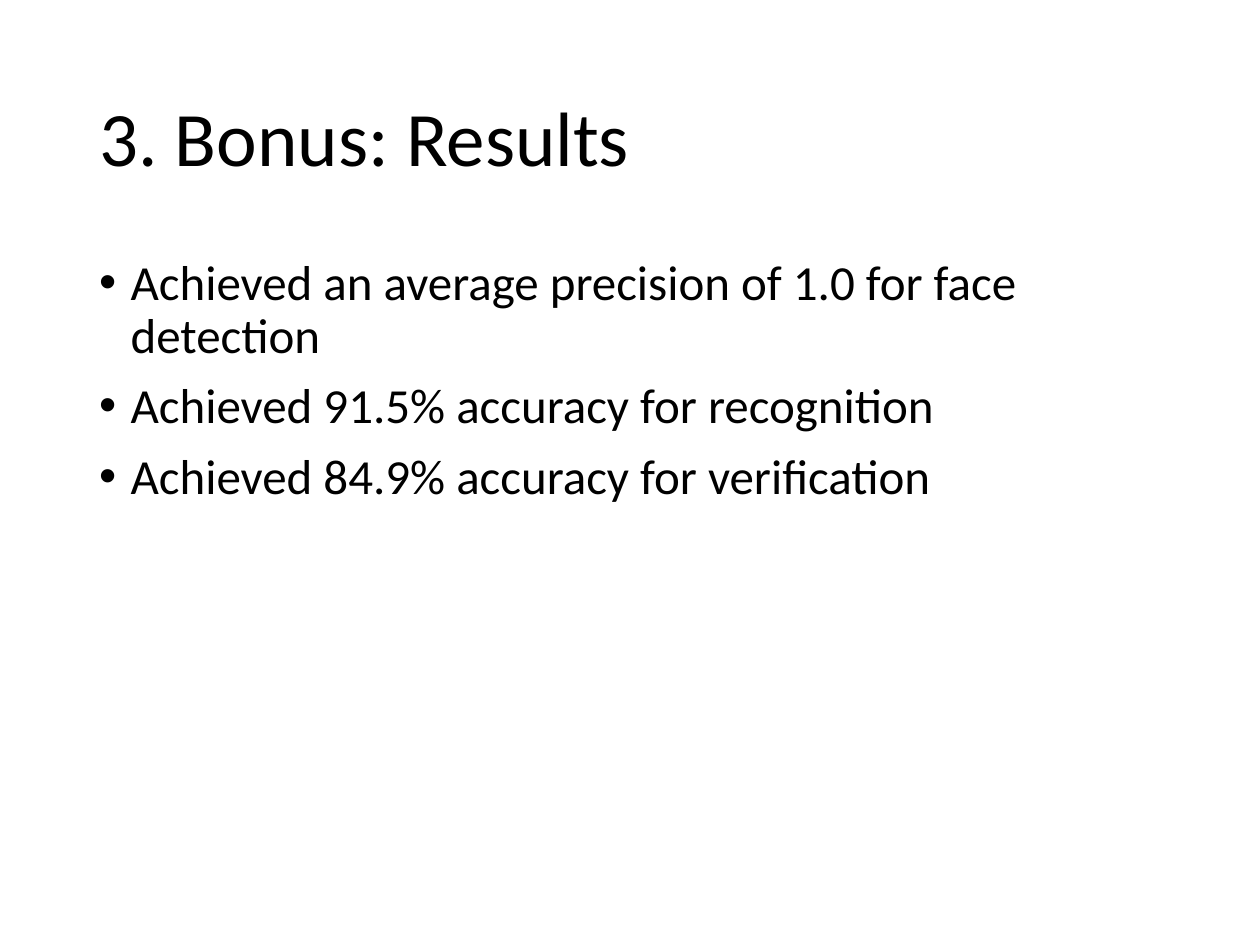
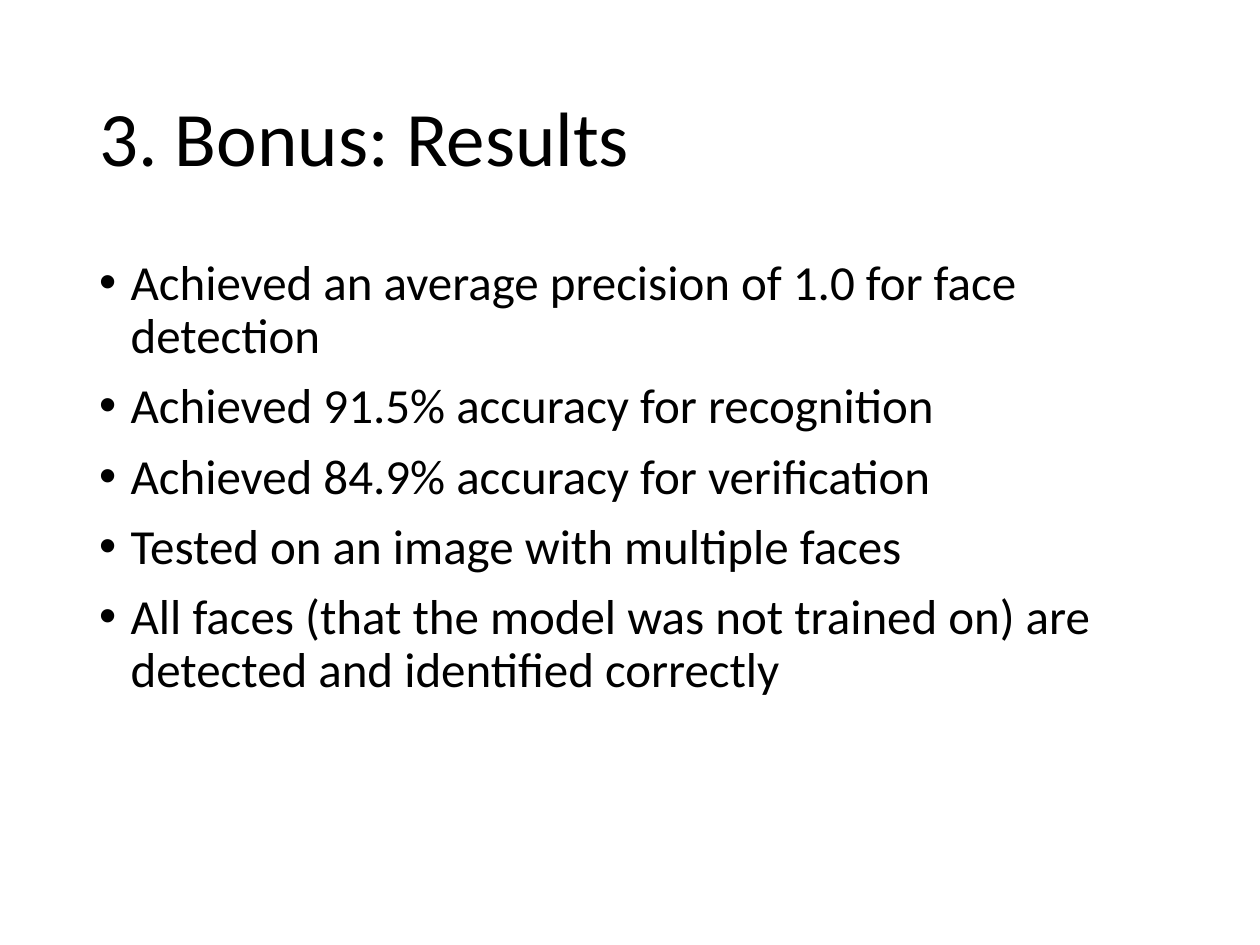
Before and after one commit to saravanabalagi/face_id, a slide deck: slide 7 of face_detectives_v1.0.pptx. Drawn at 1260x945 pixels with LibreOffice and Linux fonts; fonts in the diff are those of the drawing. Boxes give left, top, right and bottom in pixels: in the first picture for what was removed or moved away, otherwise in the second. Text is boxed around its words. In the diff, an @@ line names an element or a change of style, - is before the commit and + after.

Commit message:
Updating ppt

```diff
--- a/face_detectives_v1.0.pptx
+++ b/face_detectives_v1.0.pptx
@@ text at (131,530,1090,695): paragraphs added @@
+• Tested on an image with multiple faces
+• All faces (that the model was not trained on) are detected and identified correctly
```
Also in this commit, not shown: 2 other slides changed, 1 slide added.
